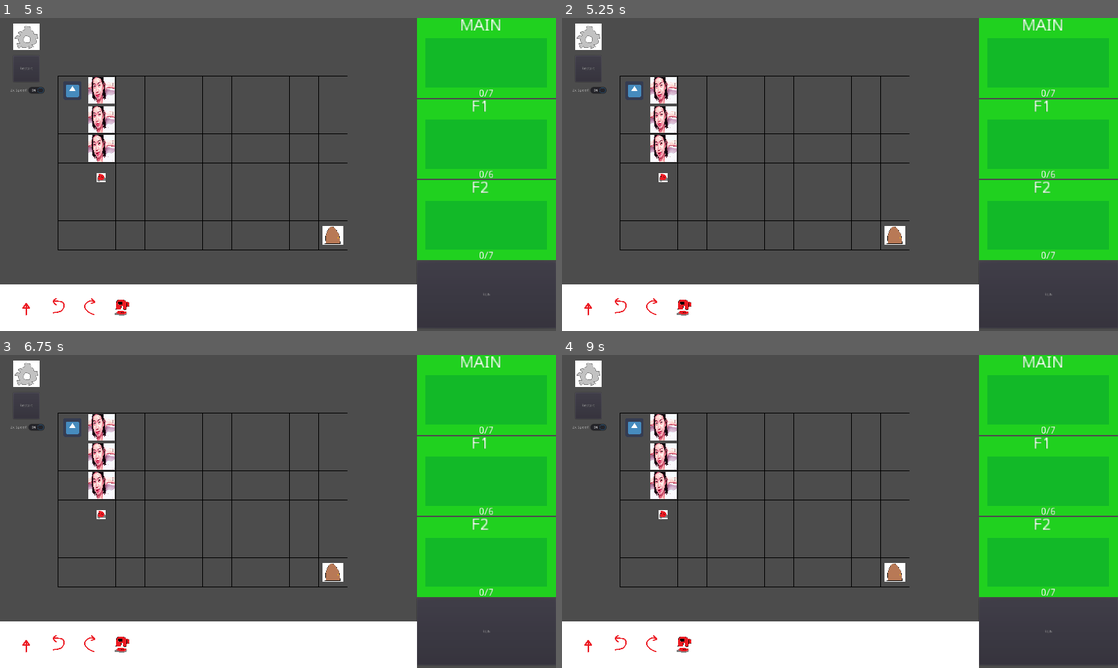
Above: before the commit, frames 1-4 (two rows, left to right).
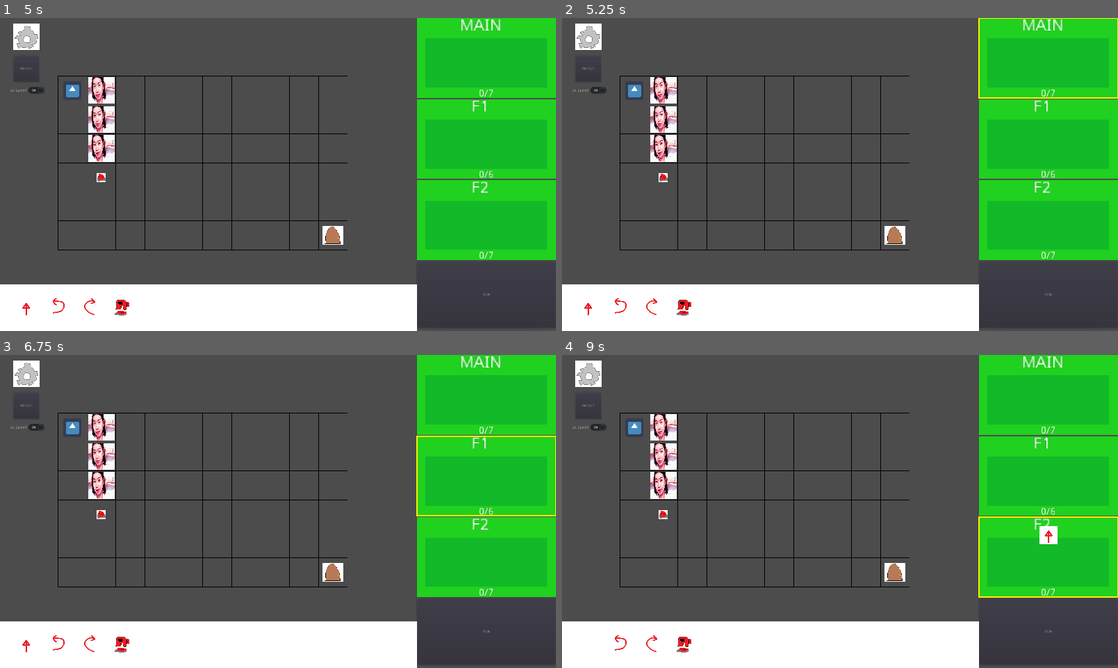
Above: after the commit, the same moments.

Repository: The-Koopalings/Flee_The_Factory
Game: Godot game, scene res://Scenes/Levels/ProofOfConcept.tscn
Two runs of this game, one before a commit and one after it. Both use one fixed random seed, a clock stepped at 60 frames per second and the inputs below. The engine's default icon, where the game draws it, is replaced by a stand-in: a white triangle on a blue panel in a dark square.
Inputs (mouse positions are in pixels of both pictures, inside the frame that each line leads up to):
- Up to frame 1 (5 s): click "Restart" at 0.5 s; click "Restart" at 1.25 s; click "Restart" at 2 s; click "2x Speed" at 2.75 s; click "RUN" at 3.5 s; click (27, 36) at 4.25 s
- Up to frame 2 (5.25 s): tap Enter at 5 s; drag from (1051, 58) to (662, 177) at 5.02 s
- Up to frame 3 (6.75 s): tap Space at 5.75 s; drag from (489, 398) to (100, 514) at 5.77 s; tap Enter at 6.5 s; move the mouse to (489, 477) at 6.52 s; hold Right (ui_right) from 6.53 s (still down); click (489, 477) at 6.67 s
- Up to frame 4 (9 s): release Right (ui_right) at 7.25 s; tap Space at 7.25, 8.75 s; drag from (1051, 480) to (1051, 398) at 7.27 s; tap Enter at 8 s; drag from (1051, 558) to (589, 642) at 8.02 s; drag from (1051, 561) to (1051, 480) at 8.77 s

Frame 1 is identical in both runs. In frame 2, 0.3% of the frame differs, in the area x 74-100%, y 0-26%; in frame 3, 0.3%; in frame 4, 0.5%, in the area x 4-100%, y 51-96%.

Commit message:
function block will highlight on click, code block drop, and code block swap

Diff:
--- a/Scenes/Level_Components/IDE_Elements/FunctionBlock.tscn
+++ b/Scenes/Level_Components/IDE_Elements/FunctionBlock.tscn
@@ -6,6 +6,9 @@
 
 [sub_resource type="RectangleShape2D" id=1]
 extents = Vector2( 210, 84 )
+
+[sub_resource type="RectangleShape2D" id=2]
+extents = Vector2( 245, 139.5 )
 
 [node name="FunctionBlockControl" type="Control"]
 margin_right = 480.0
@@ -66,9 +69,15 @@
 align = 1
 script = ExtResource( 2 )
 
+[node name="Clickable" type="Area2D" parent="."]
+
+[node name="CollisionShape2D" type="CollisionShape2D" parent="Clickable"]
+position = Vector2( 240, 137.5 )
+shape = SubResource( 2 )
+
 [connection signal="focus_entered" from="." to="." method="_on_FunctionBlockControl_focus_entered"]
 [connection signal="focus_exited" from="." to="." method="_on_FunctionBlockControl_focus_exited"]
-[connection signal="gui_input" from="." to="." method="_on_FunctionBlockControl_gui_input"]
 [connection signal="area_entered" from="FunctionBlockArea" to="FunctionBlockArea" method="_on_FunctionBlockArea_area_entered"]
 [connection signal="area_exited" from="FunctionBlockArea" to="FunctionBlockArea" method="_on_FunctionBlockArea_area_exited"]
 [connection signal="input_event" from="FunctionBlockArea" to="FunctionBlockArea" method="_on_FunctionBlockArea_input_event"]
+[connection signal="input_event" from="Clickable" to="." method="_on_Clickable_input_event"]
--- a/Scripts/Level_Components/IDE_Elements/FunctionBlock.gd
+++ b/Scripts/Level_Components/IDE_Elements/FunctionBlock.gd
@@ -5,11 +5,6 @@
 # Called when the node enters the scene tree for the first time.
 func _ready():
 	$Highlight.visible = false
-
-
-# Called every frame. 'delta' is the elapsed time since the previous frame.
-#func _process(delta):
-#	pass
 
 
 func _on_FunctionBlockControl_focus_entered():
@@ -20,8 +15,6 @@
 	$Highlight.visible = false
 
 
-func _on_FunctionBlockControl_gui_input(event):
-	print(event)
-	if event is InputEventMouseButton and event.button_index == BUTTON_LEFT and event.doubleclick:
+func _on_Clickable_input_event(viewport, event, shape_idx):
+	if event is InputEventMouseButton and event.button_index == BUTTON_LEFT:
 		grab_focus()
-		print("Focus grabbed")
Not shown: 1 places in Scenes/Level_Components/IDE_Elements/FunctionBlock.tscn that only renumber resources
